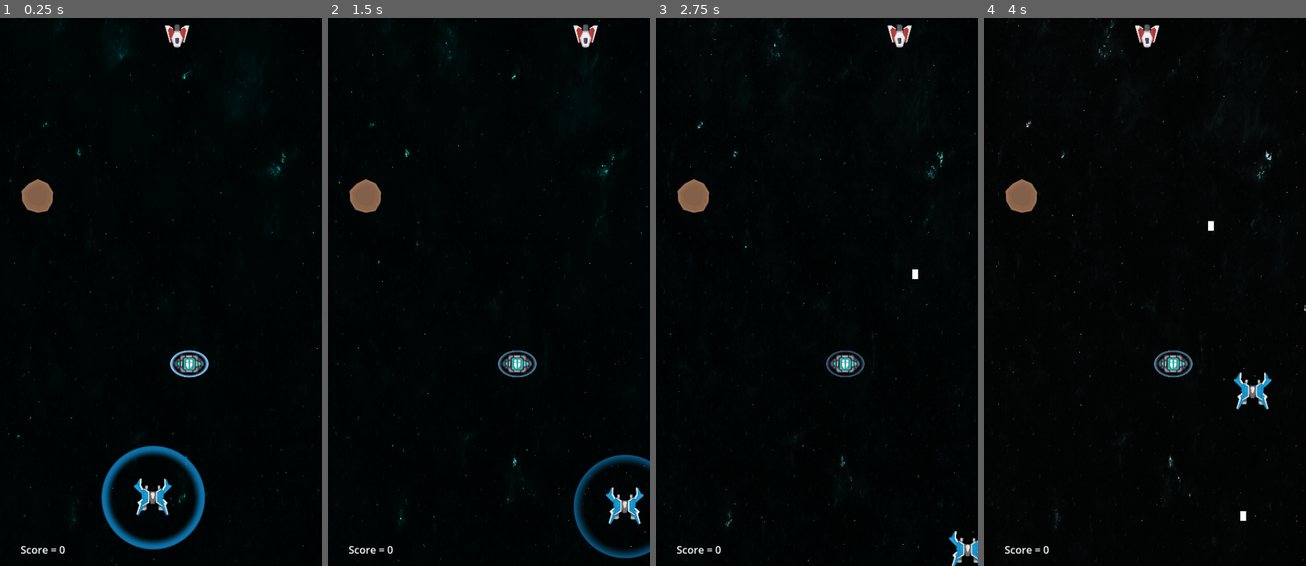
Above: before the commit, frames 1-4 (left to right).
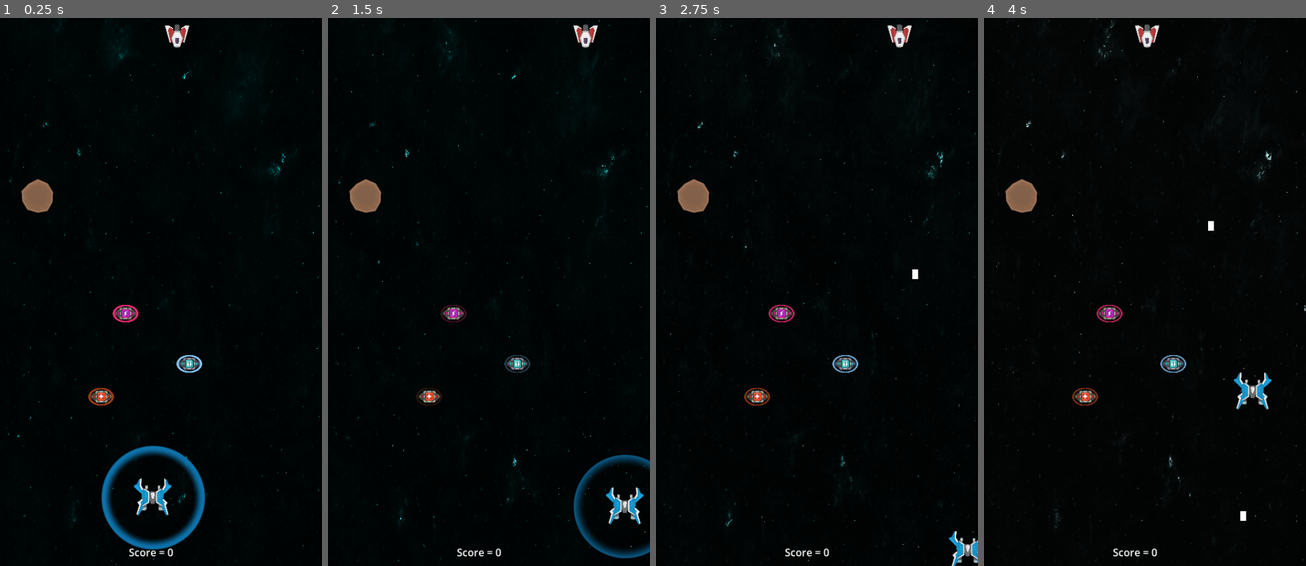
Above: after the commit, the same moments.

Repository: MauroCastro1705/Juego-motores
Game: Godot game, scene res://niveles/nivel-1.tscn
Two runs of this game, one before a commit and one after it. Both use one fixed random seed, a clock stepped at 60 frames per second and the inputs below. The project has no main scene, so this scene is started directly.
Inputs:
- Up to frame 1 (0.25 s): no input
- Up to frame 2 (1.5 s): hold Right (derecha) 0.53-1.28 s; tap Space (disparar) at 0.6, 1.35 s; hold S (abajo) from 1.28 s (still down)
- Up to frame 3 (2.75 s): release S (abajo) at 2.03 s; hold Right (derecha) from 2.03 s (still down); tap Space (disparar) at 2.1 s
- Up to frame 4 (4 s): release Right (derecha) at 2.78 s; hold W (arriba) 2.78-3.53 s; tap Space (disparar) at 2.85, 3.6 s; hold A (izquierda) from 3.53 s (still down)

The runs differ from the first frame. In frame 1, 1.0% of the frame differs, in the area x 6-65%, y 52-99%; in frame 2, 0.9%; in frame 3, 1.0%; in frame 4, 1.0%.
Error in both runs: Invalid assignment of property or key 'visible' with value of type 'bool' on a base object of type 'previously freed'. (res://jugador/jugador.gd:95)

Commit message:
pick ups andando

Diff:
--- a/jugador/jugador.gd
+++ b/jugador/jugador.gd
@@ -101,3 +101,9 @@
 		timer_escudo.stop()
 	call_deferred("_activar_escudo")
 	print("Escudo regenerado con pickup(player)")
+
+func _regenerar_vida_pickup():
+	vida_player = 3
+
+func _energy_pickup():
+	pass
--- a/jugador/jugador.tscn
+++ b/jugador/jugador.tscn
@@ -54,10 +54,10 @@
 metadata/_edit_use_anchors_ = true
 
 [node name="ProgressBar" type="ProgressBar" parent="escudo"]
-offset_left = -40.0
-offset_top = -43.0
-offset_right = 93.0
-offset_bottom = -36.0
+offset_left = -31.0
+offset_top = -41.0
+offset_right = 72.0
+offset_bottom = -37.0
 scale = Vector2(0.6, 0.6)
 theme_override_styles/background = SubResource("StyleBoxFlat_im34r")
 theme_override_styles/fill = SubResource("StyleBoxFlat_a407c")
--- a/niveles/nivel-1.tscn
+++ b/niveles/nivel-1.tscn
@@ -7,6 +7,8 @@
 [ext_resource type="PackedScene" uid="uid://beci6n7u7rygv" path="res://recursos/obstaculos/asteroide-1.tscn" id="3_tvrp2"]
 [ext_resource type="PackedScene" uid="uid://dh63o5ebcdiet" path="res://UI/score.tscn" id="5_ov6m4"]
 [ext_resource type="PackedScene" uid="uid://c24him4uv8ovs" path="res://recursos/pickUps/pick-up-escudo.tscn" id="7_gyqaj"]
+[ext_resource type="PackedScene" uid="uid://m7xk0ovxqtyv" path="res://recursos/pickUps/pick-up-vida.tscn" id="8_ktvln"]
+[ext_resource type="PackedScene" uid="uid://da14v514bql8t" path="res://recursos/pickUps/pick-up-energy.tscn" id="9_sdvcx"]
 
 [sub_resource type="RectangleShape2D" id="RectangleShape2D_tvrp2"]
 size = Vector2(61, 891)
@@ -82,12 +84,18 @@
 position = Vector2(58, 277)
 
 [node name="Score" parent="." instance=ExtResource("5_ov6m4")]
-offset_left = 12.0
-offset_top = 811.0
-offset_right = 12.0
-offset_bottom = 811.0
+offset_left = 180.0
+offset_top = 815.0
+offset_right = 180.0
+offset_bottom = 815.0
 
 [node name="Pick-up-escudo" parent="." instance=ExtResource("7_gyqaj")]
 position = Vector2(294, 536)
 
+[node name="Pick-up-vida" parent="." instance=ExtResource("8_ktvln")]
+position = Vector2(157, 587)
+
+[node name="Pick-up-energy" parent="." instance=ExtResource("9_sdvcx")]
+position = Vector2(195, 458)
+
 [connection signal="area_entered" from="paredes/Area2D" to="." method="_on_area_2d_area_entered"]
--- /dev/null
+++ b/recursos/pickUps/pick-up-energy.tscn
@@ -0,0 +1,35 @@
+[gd_scene load_steps=6 format=3 uid="uid://da14v514bql8t"]
+
+[ext_resource type="Script" uid="uid://t5juy6vbl4tw" path="res://recursos/pickUps/pick_up_energy.gd" id="1_erykd"]
+[ext_resource type="Texture2D" uid="uid://cxlcn00e0c3la" path="res://recursos/pickUps/Powerup_Energy_png_processed.png" id="1_xj1ca"]
+[ext_resource type="Shader" uid="uid://bg0q4811nvnfa" path="res://Shaders/escudo_energia.gdshader" id="3_swtwj"]
+
+[sub_resource type="CapsuleShape2D" id="CapsuleShape2D_3feyg"]
+radius = 9.0
+height = 32.0
+
+[sub_resource type="ShaderMaterial" id="ShaderMaterial_erykd"]
+shader = ExtResource("3_swtwj")
+shader_parameter/color = Color(0.94902, 0.168627, 0.458824, 1)
+shader_parameter/oscilacion = 7.0
+
+[node name="Pick-up-energy" type="Area2D" groups=["pick-up"]]
+script = ExtResource("1_erykd")
+
+[node name="PowerupEnergyPngProcessed" type="Sprite2D" parent="."]
+scale = Vector2(0.69, 0.69)
+texture = ExtResource("1_xj1ca")
+
+[node name="CollisionShape2D" type="CollisionShape2D" parent="."]
+visible = false
+rotation = -1.5708
+shape = SubResource("CapsuleShape2D_3feyg")
+
+[node name="ColorRect" type="ColorRect" parent="."]
+material = SubResource("ShaderMaterial_erykd")
+offset_left = -28.0
+offset_top = -19.0
+offset_right = 28.0
+offset_bottom = 20.0
+
+[connection signal="body_entered" from="." to="." method="_on_body_entered"]
--- a/recursos/pickUps/pick-up-escudo.tscn
+++ b/recursos/pickUps/pick-up-escudo.tscn
@@ -1,22 +1,23 @@
 [gd_scene load_steps=6 format=3 uid="uid://c24him4uv8ovs"]
 
-[ext_resource type="Texture2D" uid="uid://p8n1cyrmh8d3" path="res://Assets/Powerup_Shields_png_processed.png" id="1_0ppj4"]
+[ext_resource type="Texture2D" uid="uid://p8n1cyrmh8d3" path="res://recursos/pickUps/Powerup_Shields_png_processed.png" id="1_0ppj4"]
 [ext_resource type="Script" uid="uid://br6c40kqdyekw" path="res://recursos/pickUps/pick_up_escudo.gd" id="1_v5yq3"]
 [ext_resource type="Shader" uid="uid://bg0q4811nvnfa" path="res://Shaders/escudo_energia.gdshader" id="2_3feyg"]
 
 [sub_resource type="CapsuleShape2D" id="CapsuleShape2D_3feyg"]
-radius = 13.0
-height = 44.0
+radius = 9.0
+height = 32.0
 
 [sub_resource type="ShaderMaterial" id="ShaderMaterial_v5yq3"]
 shader = ExtResource("2_3feyg")
 shader_parameter/color = Color(0.518398, 0.788743, 0.990555, 1)
-shader_parameter/oscilacion = 4.0
+shader_parameter/oscilacion = 7.0
 
 [node name="Pick-up-escudo" type="Area2D" groups=["pick-up"]]
 script = ExtResource("1_v5yq3")
 
 [node name="PowerupShieldsPngProcessed" type="Sprite2D" parent="."]
+scale = Vector2(0.689655, 0.689655)
 texture = ExtResource("1_0ppj4")
 
 [node name="CollisionShape2D" type="CollisionShape2D" parent="."]
@@ -26,9 +27,9 @@
 
 [node name="ColorRect" type="ColorRect" parent="."]
 material = SubResource("ShaderMaterial_v5yq3")
-offset_left = -42.0
-offset_top = -29.0
-offset_right = 42.0
-offset_bottom = 30.0
+offset_left = -28.0
+offset_top = -19.0
+offset_right = 28.0
+offset_bottom = 20.0
 
 [connection signal="body_entered" from="." to="." method="_on_body_entered"]
--- /dev/null
+++ b/recursos/pickUps/pick-up-vida.tscn
@@ -0,0 +1,35 @@
+[gd_scene load_steps=6 format=3 uid="uid://m7xk0ovxqtyv"]
+
+[ext_resource type="Script" uid="uid://crcepaco0a0yu" path="res://recursos/pickUps/pick_up_vida.gd" id="1_o8n15"]
+[ext_resource type="Texture2D" uid="uid://4vfpa6pf12pg" path="res://recursos/pickUps/Powerup_Health_png_processed.png" id="2_o8n15"]
+[ext_resource type="Shader" uid="uid://bg0q4811nvnfa" path="res://Shaders/escudo_energia.gdshader" id="3_nx7lv"]
+
+[sub_resource type="CapsuleShape2D" id="CapsuleShape2D_3feyg"]
+radius = 9.0
+height = 32.0
+
+[sub_resource type="ShaderMaterial" id="ShaderMaterial_pxpoo"]
+shader = ExtResource("3_nx7lv")
+shader_parameter/color = Color(0.643137, 0.231373, 0.0823529, 1)
+shader_parameter/oscilacion = 7.0
+
+[node name="Pick-up-vida" type="Area2D" groups=["pick-up"]]
+script = ExtResource("1_o8n15")
+
+[node name="PowerupHealthPngProcessed" type="Sprite2D" parent="."]
+scale = Vector2(0.69, 0.69)
+texture = ExtResource("2_o8n15")
+
+[node name="CollisionShape2D" type="CollisionShape2D" parent="."]
+visible = false
+rotation = -1.5708
+shape = SubResource("CapsuleShape2D_3feyg")
+
+[node name="ColorRect" type="ColorRect" parent="."]
+material = SubResource("ShaderMaterial_pxpoo")
+offset_left = -28.0
+offset_top = -19.0
+offset_right = 28.0
+offset_bottom = 20.0
+
+[connection signal="body_entered" from="." to="." method="_on_body_entered"]
--- /dev/null
+++ b/recursos/pickUps/pick_up_energy.gd
@@ -0,0 +1,8 @@
+extends Area2D
+
+
+func _on_body_entered(body: Node2D) -> void:
+	if body.is_in_group("jugador"):
+		body._energy_pickup()#Metodo en el player.
+		print("energy pickup")
+		queue_free()#limpiamos de pantalla
--- /dev/null
+++ b/recursos/pickUps/pick_up_vida.gd
@@ -0,0 +1,8 @@
+extends Area2D
+
+
+func _on_body_entered(body: Node2D) -> void:
+	if body.is_in_group("jugador"):
+		body._regenerar_vida_pickup()#Metodo en el player.
+		print("regenero vida pickup")
+		queue_free()#limpiamos de pantalla
Not shown: 1 places in niveles/nivel-1.tscn that only renumber resources
Renamed: Assets/PixelSpaceRage/256px/Powerup_Energy_png_processed.png -> recursos/pickUps/Powerup_Energy_png_processed.png
Not shown, changed: recursos/pickUps/Powerup_Energy_png_processed.png.import
Renamed: Assets/PixelSpaceRage/256px/Powerup_Health_png_processed.png -> recursos/pickUps/Powerup_Health_png_processed.png
Not shown, changed: recursos/pickUps/Powerup_Health_png_processed.png.import
Renamed: Assets/PixelSpaceRage/256px/Powerup_Shields_png_processed.png -> recursos/pickUps/Powerup_Shields_png_processed.png
Not shown, changed: recursos/pickUps/Powerup_Shields_png_processed.png.import
Not shown, added: recursos/pickUps/pick_up_energy.gd.uid
Not shown, added: recursos/pickUps/pick_up_vida.gd.uid
